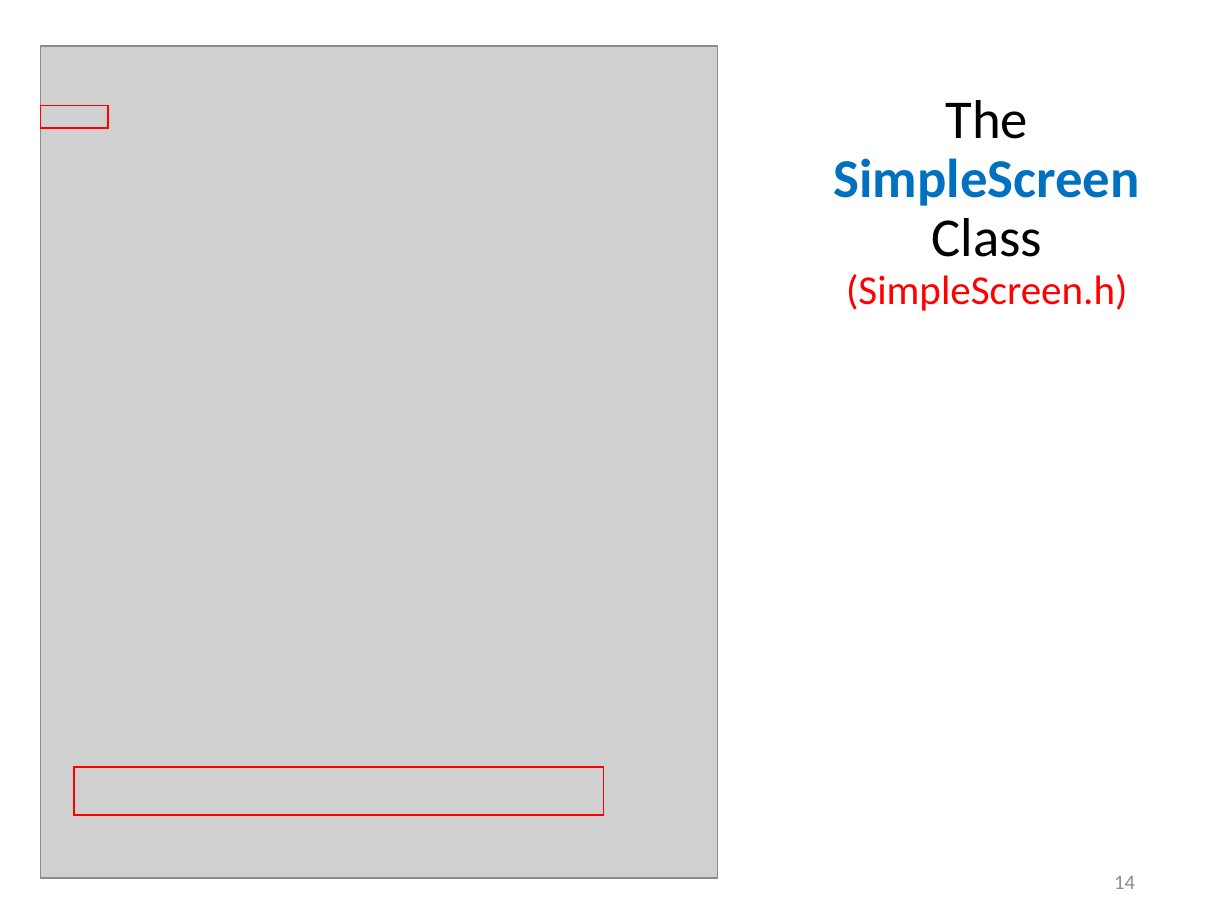
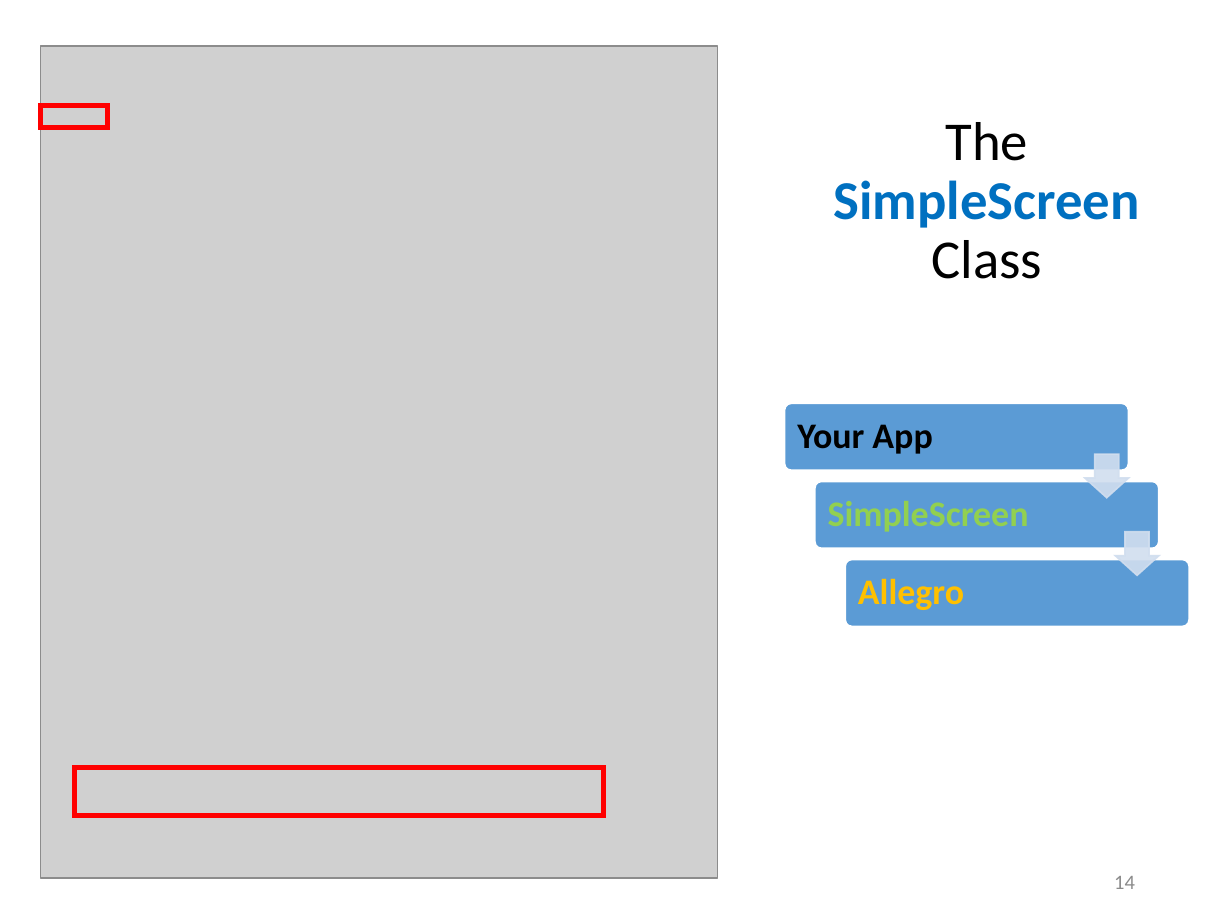
Before and after one commit to dbiersach/scicomp301-cpp-linux, a slide deck: slide 14 of session05/Session 05 - 2D Graphics, Polar Coordinates.pptx. Drawn at 1232x924 pixels with LibreOffice and Linux fonts; fonts in the diff are those of the drawing; grey boxes stand for pictures. Boxes give left, top, right and bottom in pixels: in the first picture for what was removed or moved away, otherwise in the second. Text is boxed around its words. In the diff, an @@ line names an element or a change of style, - is before the commit and + after.

```diff
--- a/session05/Session 05 - 2D Graphics, Polar Coordinates.pptx
+++ b/session05/Session 05 - 2D Graphics, Polar Coordinates.pptx
@@ rectangle at box(41, 106, 107, 128): outline #FF0000 1 pt to #FF0000 3 pt @@
@@ title at box(833, 122, 1139, 279): text changed; text colour #FF0000 to #0070C0; bold on @@
-The SimpleScreen Class
-(SimpleScreen.h)
+The SimpleScreen Class
@@ group added at box(785, 403, 1189, 626): 3 rounded rectangles, 3 texts, 2 down arrows @@
+Your App
+SimpleScreen
+Allegro
@@ rectangle at box(74, 768, 604, 816): outline #FF0000 1 pt to #FF0000 3 pt @@
```
Also in this commit, not shown: 8 other slides changed, 7 slides added, 1 other file.
